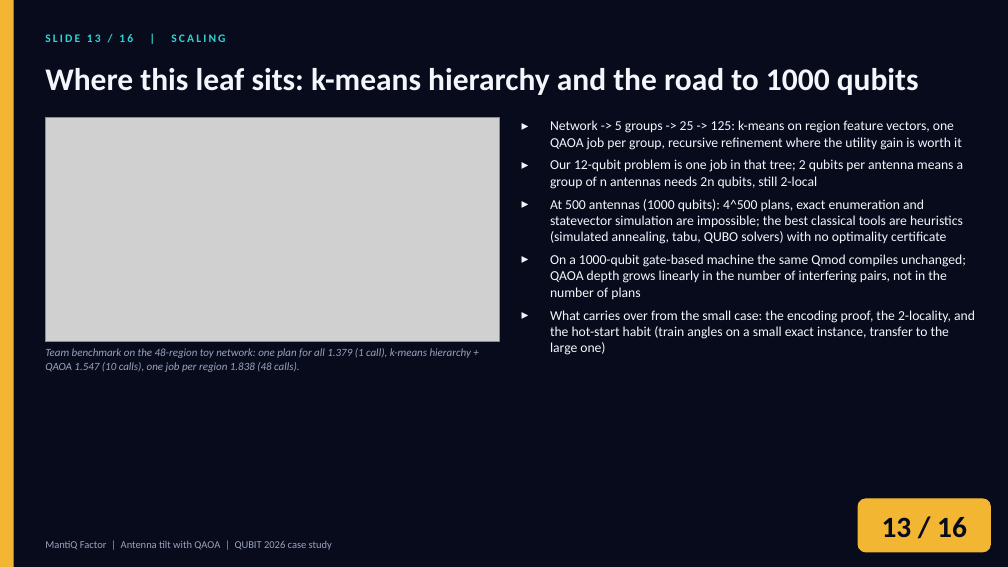
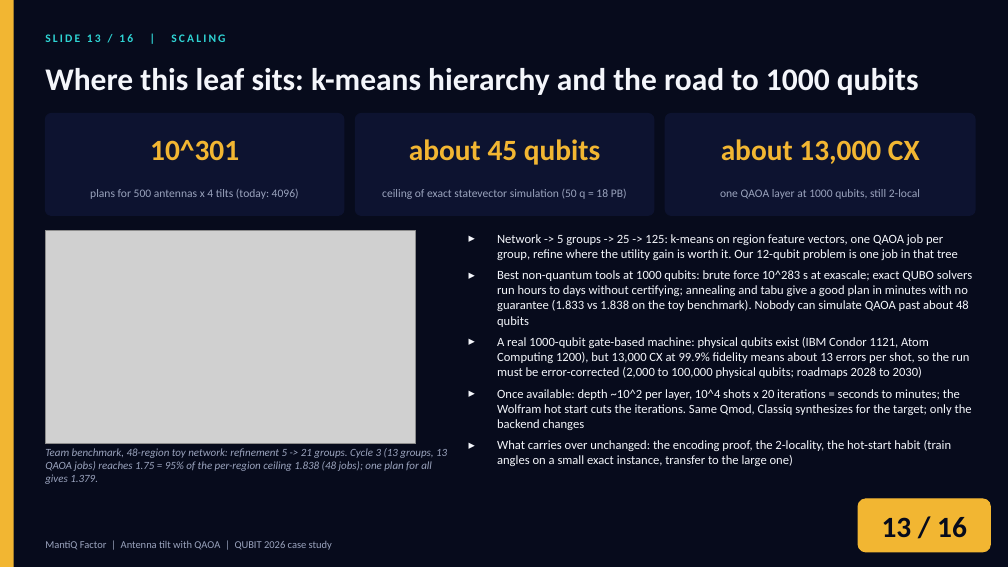
Before and after one commit to zuwasi/mantiq-factor-antenna-tilt, a slide deck: slide 13 of presentation/MantiQ_Factor_Antenna_Tilt.pptx. Drawn at 1008x567 pixels with LibreOffice and Linux fonts; fonts in the diff are those of the drawing; grey boxes stand for pictures. Boxes give left, top, right and bottom in pixels: in the first picture for what was removed or moved away, otherwise in the second. Text is boxed around its words. In the diff, an @@ line names an element or a change of style, - is before the commit and + after.

Commit message:
Deck: fold in hackathon evidence (blind-start COBYLA runs, Qiskit re-simulation, 1000-qubit numbers, refinement-depth benchmark)
Amp-Thread-ID: https://ampcode.com/threads/T-01a0805d-dcde-7427-ab00-0cf6a7ee8b26

```diff
--- a/presentation/MantiQ_Factor_Antenna_Tilt.pptx
+++ b/presentation/MantiQ_Factor_Antenna_Tilt.pptx
@@ picture removed at (45,117,499,342) @@
@@ rounded rectangle added at (45,113,344,216), fill #0D1330, outline #0D1330 1 pt @@
@@ rounded rectangle added at (355,113,654,216), fill #0D1330, outline #0D1330 1 pt @@
@@ rounded rectangle added at (665,113,975,216), fill #0D1330, outline #0D1330 1 pt @@
@@ text added at (150,140,239,160), 28 pt, text #F2B632, bold @@
+10^301
@@ text added at (409,139,600,165), 28 pt, text #F2B632, bold @@
+about 45 qubits
@@ text added at (721,139,920,164), 28 pt, text #F2B632, bold @@
+about 13,000 CX
@@ text added at (90,189,299,199), 11 pt, text #9AA3BD @@
+plans for 500 antennas x 4 tilts (today: 4096)
@@ text added at (382,189,627,199), 11 pt, text #9AA3BD @@
+ceiling of exact statevector simulation (50 q = 18 PB)
@@ text added at (720,189,920,199), 11 pt, text #9AA3BD @@
+one QAOA layer at 1000 qubits, still 2-local
@@ picture added at (45,231,416,444) @@
@@ text at (497,234,972,466): text changed; size 13 to 12 pt @@
-▸ Network -> 5 groups -> 25 -> 125: k-means on region feature vectors, one QAOA job per group, recursive refinement where the utility gain is worth it
-▸ Our 12-qubit problem is one job in that tree; 2 qubits per antenna means a group of n antennas needs 2n qubits, still 2-local
-▸ At 500 antennas (1000 qubits): 4^500 plans, exact enumeration and statevector simulation are impossible; the best classical tools are heuristics (simulated annealing, tabu, QUBO solvers) with no optimality certificate
-▸ On a 1000-qubit gate-based machine the same Qmod compiles unchanged; QAOA depth grows linearly in the number of interfering pairs, not in the number of plans
-▸ What carries over from the small case: the encoding proof, the 2-locality, and the hot-start habit (train angles on a small exact instance, transfer to the large one)
+▸ Network -> 5 groups -> 25 -> 125: k-means on region feature vectors, one QAOA job per group, refine where the utility gain is worth it. Our 12-qubit problem is one job in that tree
+▸ Best non-quantum tools at 1000 qubits: brute force 10^283 s at exascale; exact QUBO solvers run hours to days without certifying; annealing and tabu give a good plan in minutes with no guarantee (1.833 vs 1.838 on the toy benchmark). Nobody can simulate QAOA past about 48 qubits
+▸ A real 1000-qubit gate-based machine: physical qubits exist (IBM Condor 1121, Atom Computing 1200), but 13,000 CX at 99.9% fidelity means about 13 errors per shot, so the run must be error-corrected (2,000 to 100,000 physical qubits; roadmaps 2028 to 2030)
+▸ Once available: depth ~10^2 per layer, 10^4 shots x 20 iterations = seconds to minutes; the Wolfram hot start cuts the iterations. Same Qmod, Classiq synthesizes for the target; only the backend changes
+▸ What carries over unchanged: the encoding proof, the 2-locality, the hot-start habit (train angles on a small exact instance, transfer to the large one)
@@ text removed at (45,348,471,372) @@
-Team benchmark on the 48-region toy network: one plan for all 1.379 (1 call), k-means hierarchy + QAOA 1.547 (10 calls), one job per region 1.838 (48 calls).
@@ text added at (45,448,447,484), 10.5 pt, text #9AA3BD, italic @@
+Team benchmark, 48-region toy network: refinement 5 -> 21 groups. Cycle 3 (13 groups, 13 QAOA jobs) reaches 1.75 = 95% of the per-region ceiling 1.838 (48 jobs); one plan for all gives 1.379.
```
Also in this commit, not shown: 2 other slides changed, 2 other files.
